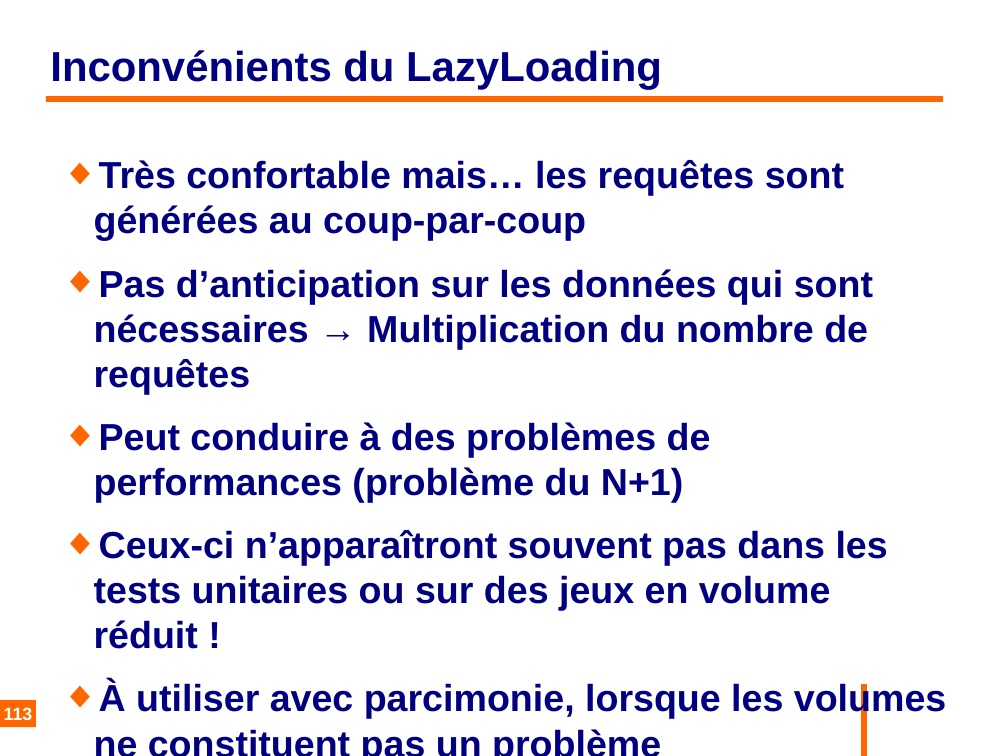
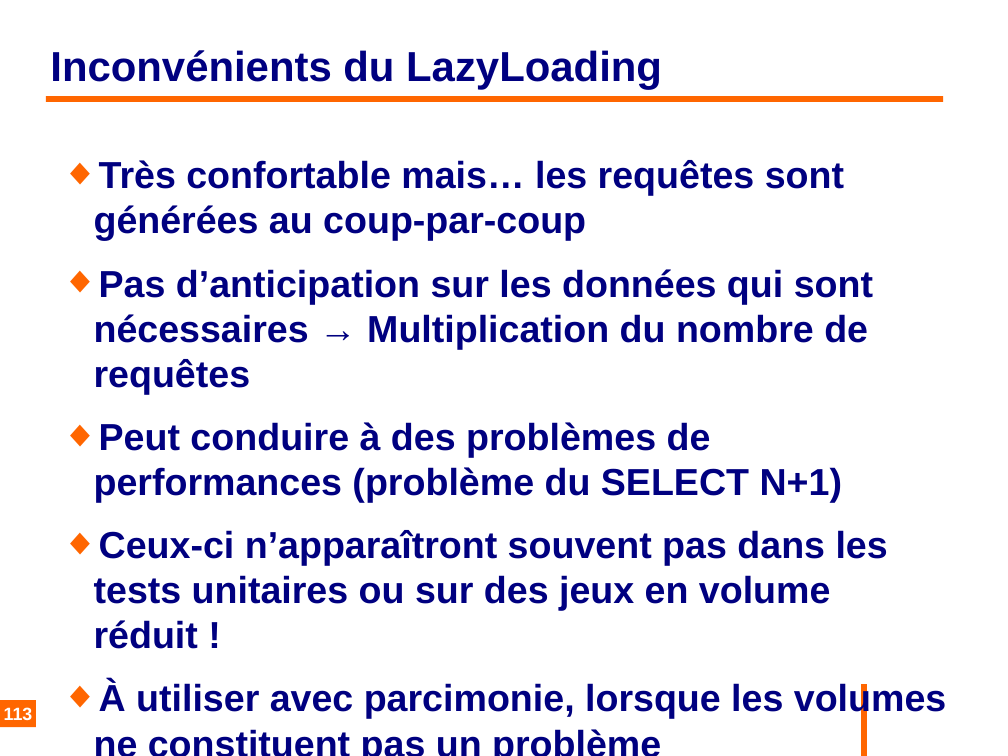
Before and after one commit to philphils/formation-hibernate-basique, a slide deck: slide 113 of Documentation/diapo_formation_hibernate.odp. Drawn at 1008x756 pixels with LibreOffice and Linux fonts; fonts in the diff are those of the drawing; background and template pictures are left out. Boxes give left, top, right and bottom in pixels: in the first picture for what was removed or moved away, otherwise in the second. Text is boxed around its words. In the diff, an @@ line names an element or a change of style, - is before the commit and + after.

Commit message:
coquille

```diff
--- a/Documentation/diapo_formation_hibernate.odp
+++ b/Documentation/diapo_formation_hibernate.odp
@@ text at (94, 422, 842, 502): text changed @@
-◆ Peut conduire à des problèmes de performances (problème du N+1)
+◆ Peut conduire à des problèmes de performances (problème du SELECT N+1)
```
